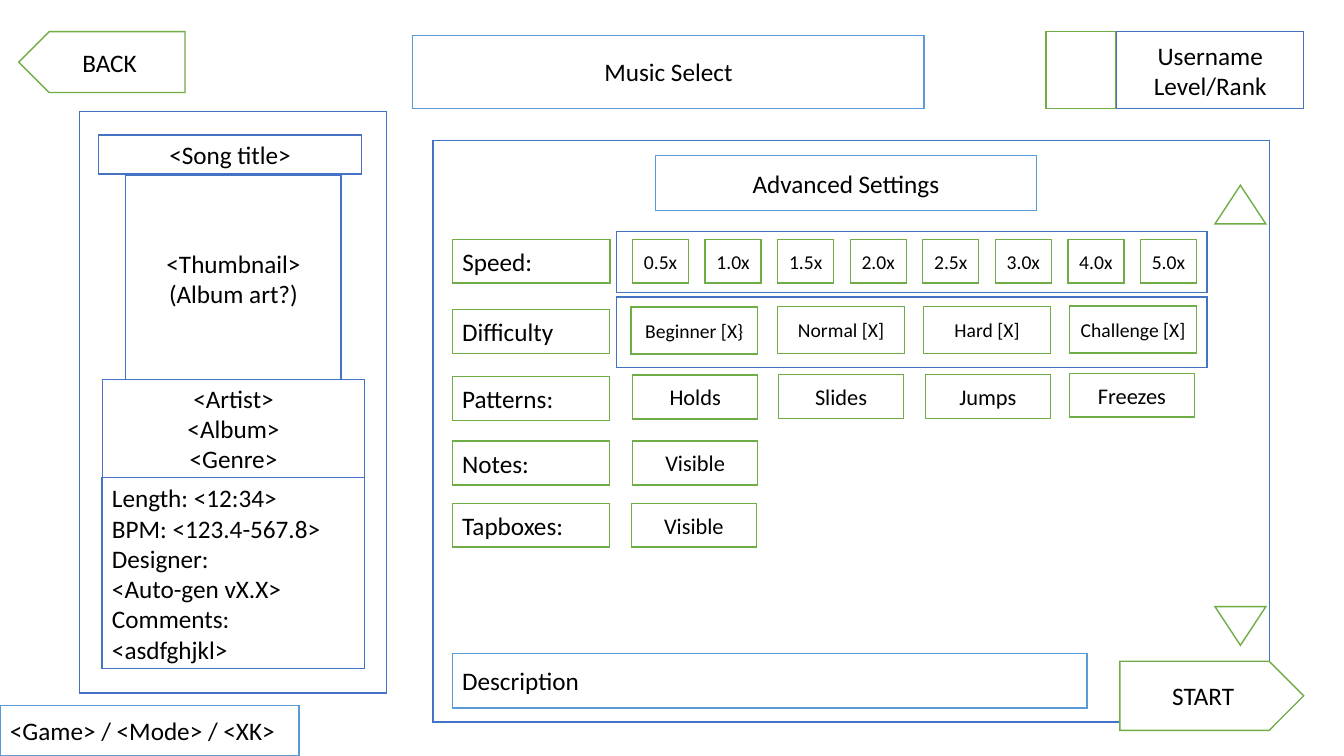
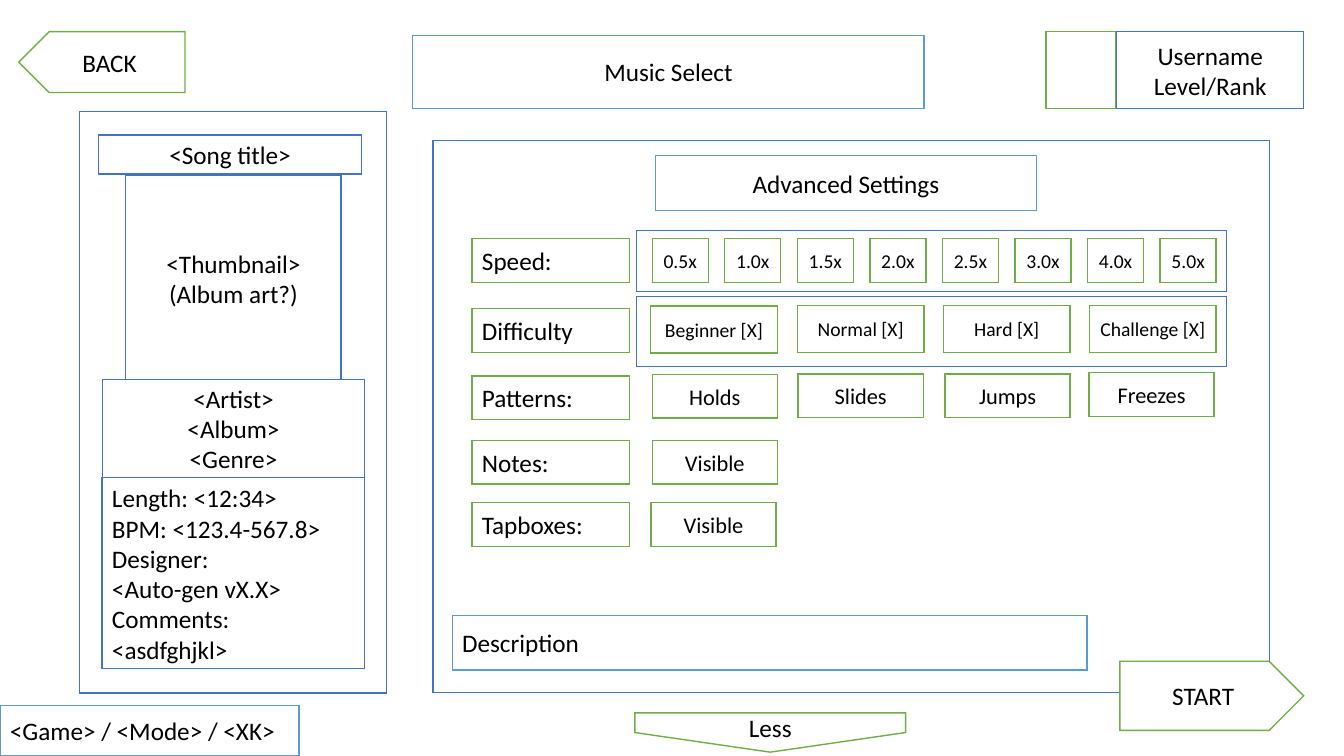
Before and after one commit to OliverMontor/beats2, a slide deck: slide 9 of beats2/Docs/Beats2 - Design Spec.pptx (slide 13 before the commit). Drawn at 1344x756 pixels with LibreOffice and Linux fonts; fonts in the diff are those of the drawing. Boxes give left, top, right and bottom in pixels: in the first picture for what was removed or moved away, otherwise in the second. Text is boxed around its words. In the diff, an @@ line names an element or a change of style, - is before the commit and + after.

```diff
--- a/beats2/Docs/Beats2 - Design Spec.pptx
+++ b/beats2/Docs/Beats2 - Design Spec.pptx
@@ rectangle: place and size @@
-rectangle at (434,140,1270,722)
+rectangle at (434,140,1270,693)
@@ triangle removed at (1215,186,1265,224) @@
@@ 25 rectangles: place and size @@
-25 rectangles at (453,232,1208,547)
+25 rectangles at (472,231,1227,547)
@@ text in rectangle at (665,322,763,341): text changed @@
-Beginner [X}
+Beginner [X]
@@ rectangle "Description": place and size @@
-rectangle "Description" at (453,653,1088,708)
+rectangle "Description" at (453,615,1088,669)
@@ triangle removed at (1215,607,1265,645) @@
@@ pentagon arrow added at (635,713,906,752), fill #FFFFFF, outline #70AD47 1 pt, 18 pt, text #000000 @@
+Less
```
Also in this commit, not shown: 17 other slides changed, 6 slides removed, 7 other files.
